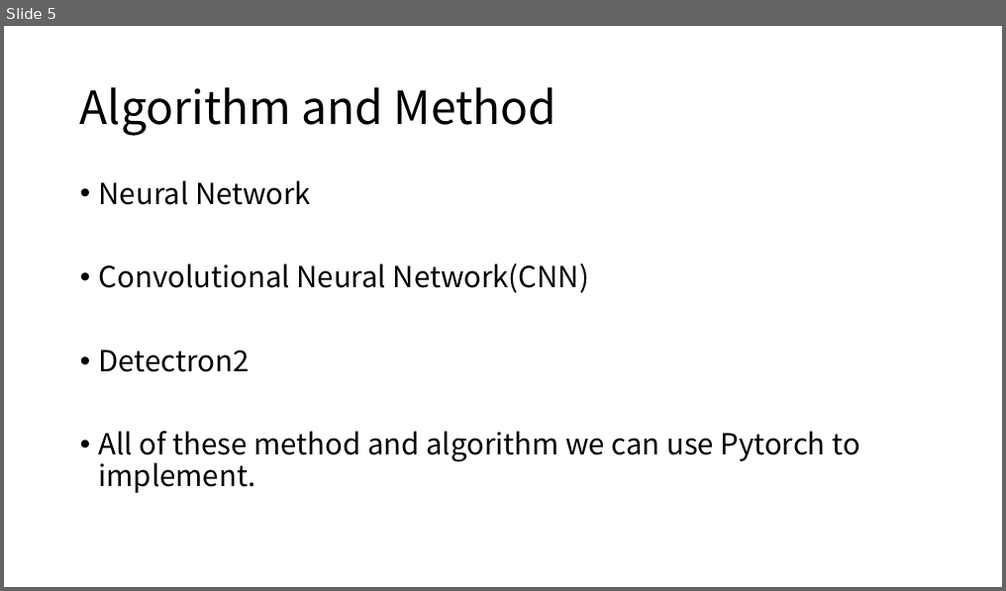
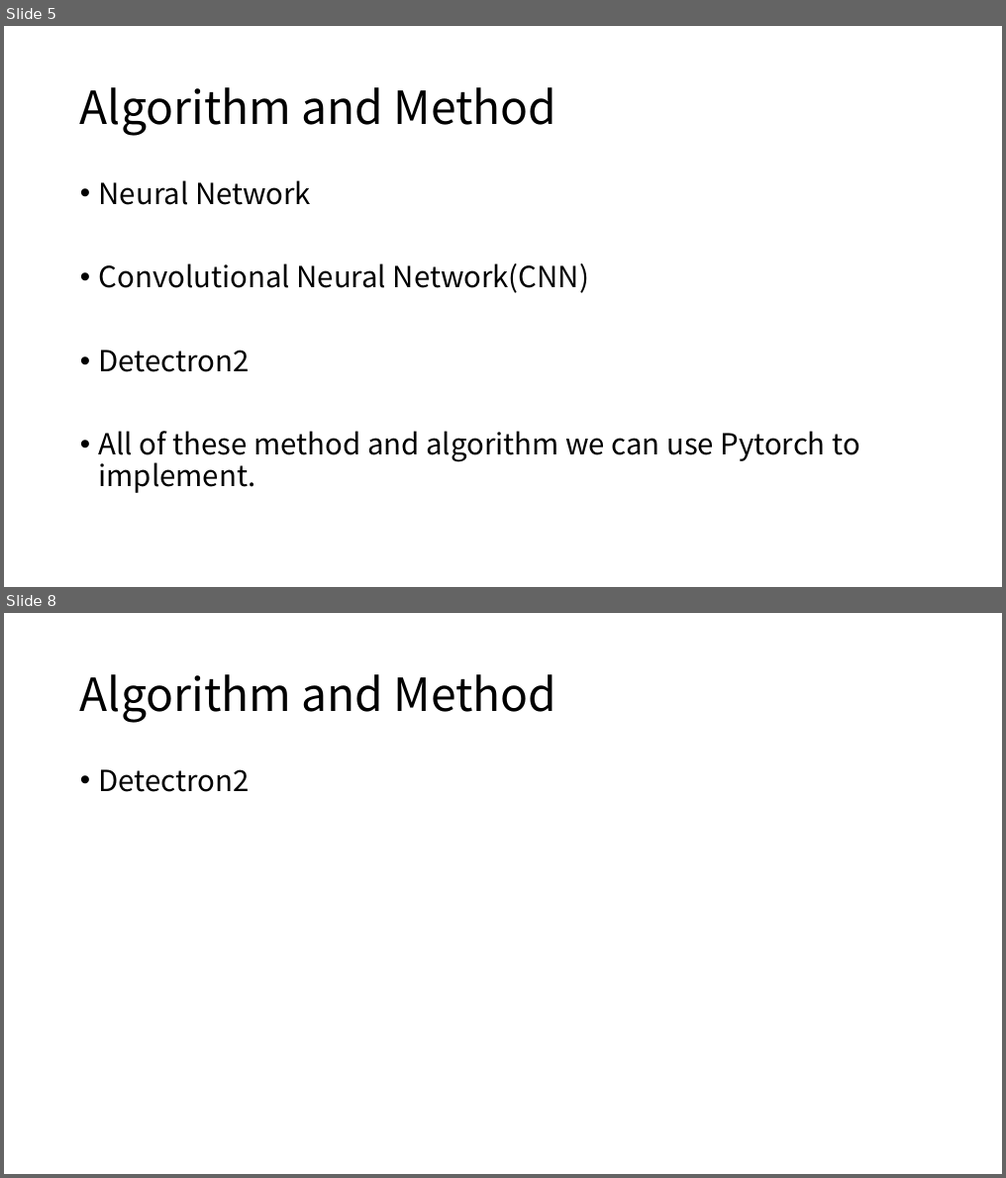
Before and after one commit to ck0121/Flag-Classification, a slide deck: Presentation.pptx. Shown one above the other, each under a label of ours: slide 5 before the commit, slides 5 and 8 after it; the slides between them are not shown. The pictures are 1006x591 and 1006x1178 pixels, drawn with LibreOffice and Linux fonts; fonts in the diff are those of the drawing. Boxes give left, top, right and bottom in pixels: in the first picture for what was removed or moved away, otherwise in the second. Text is boxed around its words. In the diff, an @@ line names an element or a change of style, - is before the commit and + after.

```diff
--- a/Presentation.pptx
+++ b/Presentation.pptx
@@ slide 8 added at bbox=[4, 613, 1002, 1174], background #FFFFFF @@
@@ title added at bbox=[80, 674, 557, 723], 44 pt, text #000000 @@
+Algorithm and Method
@@ text added at bbox=[99, 769, 250, 792], 28 pt, text #000000 @@
+• Detectron2
```
Also in this commit, not shown: 1 slide changed, 1 other slide added, 11 other files.
